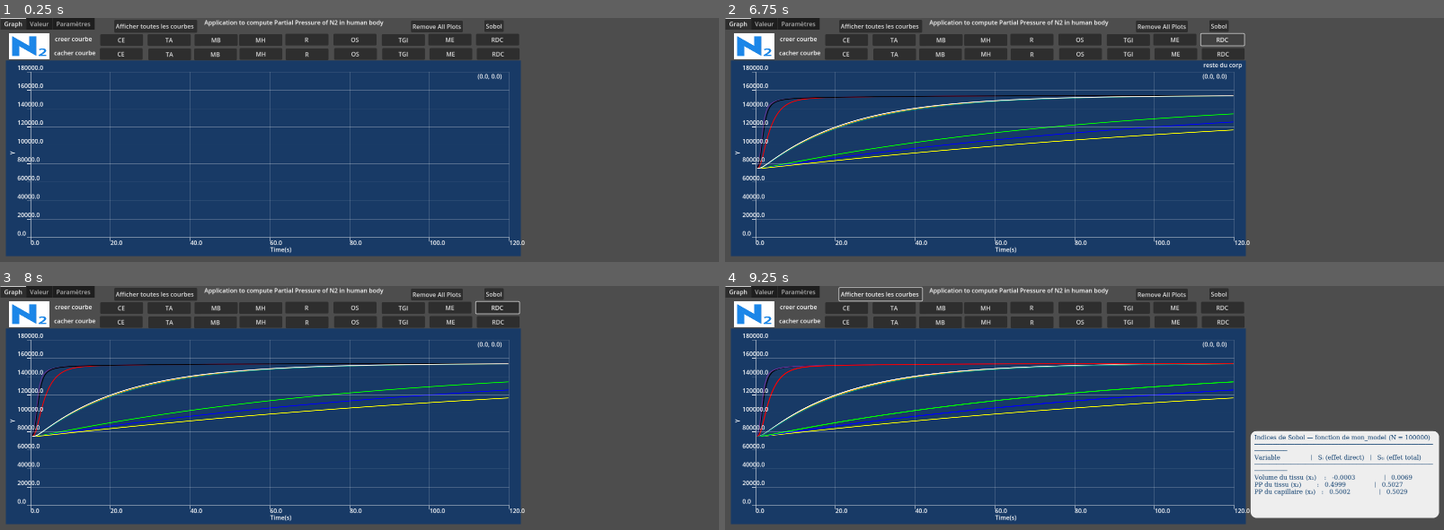
Above: before the commit, frames 1-4 (two rows, left to right).
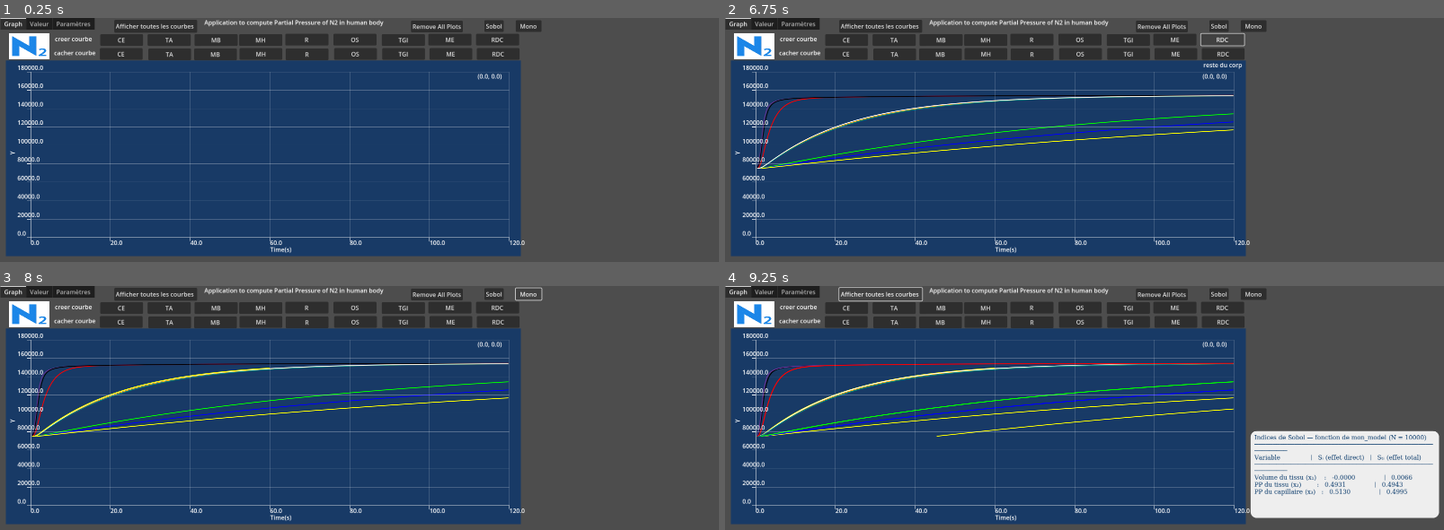
Above: after the commit, the same moments.

Repository: pascal-ballet/Dive-PP
Game: Godot game, scene res://dive_pp_n2.tscn
The game is run twice, just before and just after one commit, with the same random seed, the same clock (stepped at 60 frames per second) and the same inputs.
Inputs (mouse positions are in pixels of both pictures, inside the frame that each line leads up to):
- Up to frame 1 (0.25 s): no input
- Up to frame 2 (6.75 s): click "CE" at 0.5 s; click "TA" at 1.25 s; click "MH" at 2 s; click "MB" at 2.75 s; click "R" at 3.5 s; click "OS" at 4.25 s; click "TGI" at 5 s; click "ME" at 5.75 s; click "RDC" at 6.5 s
- Up to frame 3 (8 s): click (532, 293) at 7.25 s, where only the run after the commit has a clickable "Mono"
- Up to frame 4 (9.25 s): click "Sobol" at 8 s; click "Afficher toutes les courbes" at 8.75 s

The runs differ from the first frame. In frame 1, 0.1% of the frame differs, in the area x 71-76%, y 1-6%; in frame 2, 0.3%; in frame 3, 0.5%; in frame 4, 0.8%, in the area x 5-99%, y 1-86%.

Commit message:
update
courbe et analyse de sobol avec 3 paramètre fonctionnel

Diff:
--- a/dive_pp_n2.gd
+++ b/dive_pp_n2.gd
@@ -278,7 +278,7 @@
 func f_alveolar(pp_N2_alv):
 	return (-R * T / valg * (K1 + K2) * pp_N2_alv + R * T / valg * (K1 * pp_N2_aw_t0 + K2 * pp_N2_alb_t0))
 
-func alveolar_rk4():
+func alveolar_rk4(): #alveolagaz
 		# Étapes de Runge-Kutta
 	var k1 = dt * f_alveolar(pp_N2_alv_t0)
 	var k2 = dt * f_alveolar(pp_N2_alv_t0 + 0.5 * k1)
@@ -348,6 +348,10 @@
 		(QCE * pp_N2_cCE_t0 + QTA * pp_N2_cTA_t0 + QMH * pp_N2_cMH_t0 + QM * pp_N2_cM_t0 + QR * pp_N2_cR_t0 + QO * pp_N2_cO_t0 + QF * pp_N2_cF_t0 + QRDC * pp_N2_cRDC_t0) -
 		(QCE + QTA + QMH + QM + QR + QO + QF + QRDC) * pp_N2_v
 	))
+	#
+func venous_blood_mono():
+	var delta =q/vv*(pp_N2_c_t0 - pp_N2_v_t0)*dt
+	pp_N2_v_t1 = pp_N2_v_t0 + delta
 
 func venous_blood_rk4():
 		# Étapes de Runge-Kutta
@@ -364,8 +368,10 @@
 var kn2 :float =0.0000619
 var pp_N2_c_t0 : float = pp_N2_cCE_t0
 var pp_N2_ti_t0 :float = pp_N2_tiCE_t0
-func capilar_blood_ti():
-	var delta = (1/(vc*alpha_n2)*(Q*alpha_n2*pp_N2_a_t0-(alpha_n2*Q+kn2)*pp_N2_c_t0+kn2*pp_N2_ti_t0))*dt
+
+
+func capilar_blood_mono():
+	var delta = (1/(vc*alpha_n2)*(Q*alpha_n2*pp_N2_a_t0-(alpha_n2*Q+K3_N2_mono)*pp_N2_c_t0+K3_N2_mono*pp_N2_ti_t0))*dt
 	#print("delta_cap_CE = ",delta)
 	pp_N2_c_t1 = pp_N2_c_t0 + delta
 
@@ -645,9 +651,12 @@
 ## Compute the partial pressure of ti
 ##methode euler
 var Vt = 70
-func tissue_ti():
-	var delta =(kn2/(alpha_n2*Vt)*(pp_N2_c_t0-pp_N2_ti_t0))*dt
+var K3_N2_mono=0.00267
+
+func tissue_mono():
+	var delta =(K3_N2_mono/(alpha_n2*Vt)*(pp_N2_c_t0-pp_N2_ti_t0))*dt
 	pp_N2_ti_t1 = pp_N2_ti_t0 + delta
+
 func tissue_CE():
 	var delta = (kn2CE/(alpha_n2*vtiCE)*(pp_N2_cCE_t0-pp_N2_tiCE_t0))*dt
 	#print("delta_tissue_CE = ",delta)
@@ -1154,8 +1163,7 @@
 ## Execute 1 step (dt) du modèle pour le graphe
 func step2():
 
-	time = time + dt
-	iteration = iteration + 1
+
 		# Compute one step
 	pressure_atm()
 	air()
@@ -1216,7 +1224,9 @@
 
 
 	k = k + 1
-
+	#next step
+	time = time + dt
+	iteration = iteration + 1
 
 
 # ***********************
@@ -1336,6 +1346,7 @@
 var my_plotM : PlotItem = null
 var my_plotRDC : PlotItem = null
 var my_plotTGI : PlotItem = null
+var my_plotti : PlotItem = null
 var swapCE: bool = true
 var swapME: bool = true
 var swapTA: bool = true
@@ -1345,6 +1356,7 @@
 var swapTGI: bool = true
 var swapRDC: bool = true
 var swapM: bool = true
+var swapti: bool = true
 #play
 func _on_add_Play_pressed() -> void:
 	_on_add_plot_CE_pressed()
@@ -1661,6 +1673,42 @@
 		else:
 			$TabContainer/Graph/Graph2D.change_plot_color(my_plotRDC, Color.FLORAL_WHITE)
 			swapRDC=true
+
+
+
+
+func _on_add_plot_pressedti() -> void:
+	# Créer un nouveau plot avec un label unique et une couleur dynamique
+	my_plotti = $TabContainer/Graph/Graph2D.add_plot_item(
+			"Plot %d" % [$TabContainer/Graph/Graph2D.count()],
+			[Color.YELLOW][$TabContainer/Graph/Graph2D.count() % 1],
+			[1.0, 1.0, 1.0].pick_random()
+			)
+	print("press add 1 tissue !")
+
+	var x: float = 0.0  # Initialize the x value
+	var y: float = 0.0  # Initialize the y value
+
+	while time <60:
+		step_mono()#met a jour lest valeur
+		if iteration % 500 == 0: #recupere 1 valeur toute les 500
+			x = time  # Increment x
+			y = pp_N2_ti_t0  # increment  y
+			# Add the point (x, y) to the plot
+			my_plotti.add_point(Vector2(x, y))
+	_reset_valuesCourbe()
+	print("Plot updated with points!")
+func _swapti() -> void:
+	if my_plotti :
+		if swapti :
+			$TabContainer/Graph/Graph2D.change_plot_color(my_plotti, Color.TRANSPARENT)
+			swapM=false
+		else:
+			$TabContainer/Graph/Graph2D.change_plot_color(my_plotti, Color.YELLOW)
+			swapM=true
+
+
+
 
 
 func _on_remove_all_plots_pressed() -> void:
@@ -2531,11 +2579,15 @@
 ###############################################################
 var pp_N2_ti_t1 = 0
 var pp_N2_c_t1 = 0
+
+
 func _ready_s() -> void:
+	print("Sobol Analysis start at " + str(Time.get_ticks_msec() ) )
+
 	var panel := get_node("TabContainer/Graph/Control/ResultBox")
 	panel.visible = !panel.visible
-	var d := 3                               # nombre de variables
-	var N := 100_000                         # taille d’échantillon
+	#var d := 3                               # nombre de variables
+	var N := 10000                         # taille d’échantillon
 	var rng := RandomNumberGenerator.new()
 
 	rng.randomize()   # graine aléatoire basée sur l’horloge
@@ -2550,10 +2602,16 @@
 	ax1.resize(N); ax2.resize(N); ax3.resize(N)
 	bx1.resize(N); bx2.resize(N); bx3.resize(N)
 
-	for k in range(N):
-		ax1[k] = 70 + rng.randf_range(-10, 10);   bx1[k] = 70 + rng.randf_range(-10, 10)
-		ax2[k] = 75112.41 + rng.randf_range(-10000, 10000);   bx2[k] = 75112.41 + rng.randf_range(-10000, 10000)
-		ax3[k] = 75112.41 + rng.randf_range(-10000, 10000);   bx3[k] = 75112.41 + rng.randf_range(-10000, 10000)
+	print("Array creation at " + str(Time.get_ticks_msec() ) )
+
+
+	for l in range(N):
+		ax1[l] = 70 + rng.randf_range(-10, 10);   bx1[l] = 70 + rng.randf_range(-10, 10)
+		ax2[l] = 75112.41 + rng.randf_range(-10000, 10000);   bx2[l] = 75112.41 + rng.randf_range(-10000, 10000)
+		ax3[l] = 75112.41 + rng.randf_range(-10000, 10000);   bx3[l] = 75112.41 + rng.randf_range(-10000, 10000)
+
+	print("1 - " + str(Time.get_ticks_msec() ) )
+
 	#Vt=70L
 	#pp_N2_ti_t0: float = 75112.41
 	#pp_N2_c_t0: float = 75112.41
@@ -2563,23 +2621,34 @@
 	var YA : Array[float] = [];  YA.resize(N)
 	var YB : Array[float] = [];  YB.resize(N)
 
-	for k in range(N):
-		YA[k] = mon_model(ax1[k], ax2[k], ax3[k])
-		YB[k] = mon_model(bx1[k], bx2[k], bx3[k])
+	print("2 - " + str(Time.get_ticks_msec() ) )
+
+	for l in range(N):
+		YA[l] = mon_model(ax1[l], ax2[l], ax3[l])
+		YB[l] = mon_model(bx1[l], bx2[l], bx3[l])
+
+	print("3 - " + str(Time.get_ticks_msec() ) )
 
 	# ─────────────────────────────────────────────────────────────
-	# 3) Matrices mixtes  A_Bi  (pick & freeze)
+	## 3) Matrices mixtes  A_Bi  (pick & freeze)
+	#La méthode vise à évaluer l'influence de chaque variable d’entrée sur la sortie du modèle, en ne changeant qu’une variable à la fois (on la "pick") tandis que les autres restent fixes (on les "freeze").
 	# ─────────────────────────────────────────────────────────────
 	var YAB0 : Array[float] = [];  var YAB1 : Array[float] = [];  var YAB2 : Array[float] = []
 	YAB0.resize(N);    YAB1.resize(N);    YAB2.resize(N)
 
-	for k in range(N):
+	print("4 - " + str(Time.get_ticks_msec() ) )
+
+
+	for l in range(N):
 		# i = 0 : on prend x1 de B, les autres de A
-		YAB0[k] = mon_model(bx1[k], ax2[k], ax3[k])
-		# i = 1
-		YAB1[k] = mon_model(ax1[k], bx2[k], ax3[k])
-		# i = 2
-		YAB2[k] = mon_model(ax1[k], ax2[k], bx3[k])
+		YAB0[l] = mon_model(bx1[l], ax2[l], ax3[l])
+		# i = 1 : on prend x2 de B, les autres de A
+		YAB1[l] = mon_model(ax1[l], bx2[l], ax3[l])
+		# i = 2 : on prend x3 de B, les autres de A
+		YAB2[l] = mon_model(ax1[l], ax2[l], bx3[l])
+
+	print("5 - " + str(Time.get_ticks_msec() ) )
+
 
 	# ─────────────────────────────────────────────────────────────
 	# 4) Variance totale de la sortie
@@ -2588,6 +2657,8 @@
 	all_Y.append_array(YB)
 	var VY := variance(all_Y)
 
+	print("6 - " + str(Time.get_ticks_msec() ) )
+
 	# ─────────────────────────────────────────────────────────────
 	# 5) Indices de Sobol  S_i  et  S_Ti
 	# ─────────────────────────────────────────────────────────────
@@ -2597,18 +2668,21 @@
 	var acc_S0 := 0.0; var acc_S1 := 0.0; var acc_S2 := 0.0
 	var acc_ST0 := 0.0; var acc_ST1 := 0.0; var acc_ST2 := 0.0
 
-	for k in range(N):
-		acc_S0  += YB[k] * (YAB0[k] - YA[k])
-		acc_S1  += YB[k] * (YAB1[k] - YA[k])
-		acc_S2  += YB[k] * (YAB2[k] - YA[k])
-
-		var d0 := YA[k] - YAB0[k];  acc_ST0 += d0 * d0
-		var d1 := YA[k] - YAB1[k];  acc_ST1 += d1 * d1
-		var d2 := YA[k] - YAB2[k];  acc_ST2 += d2 * d2
+	for l in range(N):
+		acc_S0  += YB[l] * (YAB0[l] - YA[l])
+		acc_S1  += YB[l] * (YAB1[l] - YA[l])
+		acc_S2  += YB[l] * (YAB2[l] - YA[l])
+
+		var d0 := YA[l] - YAB0[l];  acc_ST0 += d0 * d0
+		var d1 := YA[l] - YAB1[l];  acc_ST1 += d1 * d1
+		var d2 := YA[l] - YAB2[l];  acc_ST2 += d2 * d2
 
 	S [0] = acc_S0  / N / VY;     ST[0] = 0.5 * acc_ST0 / N / VY
 	S [1] = acc_S1  / N / VY;     ST[1] = 0.5 * acc_ST1 / N / VY
 	S [2] = acc_S2  / N / VY;     ST[2] = 0.5 * acc_ST2 / N / VY
+
+	print("Sobol Analysis end   at " + str(Time.get_ticks_msec() ) )
+
 
 	# ─────────────────────────────────────────────────────────────
 	# 6) Affichage
@@ -2642,40 +2716,45 @@
 # ────────────────────────────────────────────────────────────────────
 # Fonctions utilitaires
 # ────────────────────────────────────────────────────────────────────
-func mon_model(Vt: float, pp_N2_c_t0: float, pp_N2_ti_t0: float, ) -> float: #1 tissue
+func mon_model(Vt: float, pp_N2_c_t0: float, pp_N2_ti_t0: float ) -> float: #1 tissue
 	var K3: float=0.00267
 	var alpha_n2 :float=0.0000619
-	step_ti()
-	return (K3/(alpha_n2*Vt)*(pp_N2_c_t0-pp_N2_ti_t0))*dt
+	step_mono()
+	return (K3/(alpha_n2*Vt)*(pp_N2_c_t0-pp_N2_ti_t0))#*dt
 
 	#x1 + x2/10.0 + x3/2
 	#return sin(x1) + 7.0 * pow(sin(x2), 2) + 0.1 * pow(x3, 4) * sin(x1)
 
 	## fonction step pour 1 seul tissue
-func step_ti() :
-	while time<120 :
-		time = time + dt
-		iteration = iteration + 1
-			# Compute one step
-		pressure_atm()
-		air()
-		airways_rk4()
-		alveolar_rk4()
-		alveolar_blood_rk4()
-		arterial_blood_rk4()
-		venous_blood_rk4()
-		capilar_blood_ti()
-		tissue_ti()
-		# Preparer le prochain step
-		pp_N2_aw_t0 	= pp_N2_aw_t1
-		pp_N2_alv_t0	= pp_N2_alv_t1
-		pp_N2_alb_t0	= pp_N2_alb_t1
-		pp_N2_a_t0		= pp_N2_a_t1
-		pp_N2_v_t0		= pp_N2_v_t1
-
-			# Variables tissus
-		pp_N2_ti_t0	= pp_N2_ti_t1
-		pp_N2_c_t0		= pp_N2_c_t1
+func sobol_step() :
+	while time < 60:
+		step_mono()
+
+func step_mono() :
+	# Compute one step
+	pressure_atm()
+	air()
+	airways_rk4()
+	alveolar_rk4()
+	alveolar_blood_rk4()
+	arterial_blood_rk4()
+	venous_blood_mono()
+	capilar_blood_mono()
+	tissue_mono()
+	# Preparer le prochain step
+	pp_N2_aw_t0 	= pp_N2_aw_t1
+	pp_N2_alv_t0	= pp_N2_alv_t1
+	pp_N2_alb_t0	= pp_N2_alb_t1
+	pp_N2_a_t0		= pp_N2_a_t1
+	pp_N2_v_t0		= pp_N2_v_t1
+
+		# Variables tissus
+	pp_N2_ti_t0	= pp_N2_ti_t1
+	pp_N2_c_t0		= pp_N2_c_t1
+
+	# Next step
+	time = time + dt
+	iteration = iteration + 1
 
 func mean(arr: Array[float]) -> float:
 	var s := 0.0
@@ -2689,3 +2768,10 @@
 		var d := v - m
 		s2 += d * d
 	return s2 / arr.size()
+
+	#TODO lse parametre a varier
+		#var V debi ventilatoire
+		#Q debit qaurdiaque
+		#K1 K2 K3
+		#tous les volume 7
+		#
--- a/dive_pp_n2.tscn
+++ b/dive_pp_n2.tscn
@@ -205,6 +205,14 @@
 offset_right = 1379.0
 offset_bottom = 42.0
 text = "RDC"
+
+[node name="Mono" type="Button" parent="TabContainer/Graph"]
+layout_mode = 0
+offset_left = 1370.0
+offset_top = -25.0
+offset_right = 1438.0
+offset_bottom = 6.0
+text = "Mono"
 
 [node name="RDC_bool" type="Button" parent="TabContainer/Graph"]
 layout_mode = 0
@@ -1254,6 +1262,7 @@
 [connection signal="mouse_entered" from="TabContainer/Graph/RDC" to="." method="_on_rdc_mouse_entered"]
 [connection signal="mouse_exited" from="TabContainer/Graph/RDC" to="." method="_on_rdc_mouse_exited"]
 [connection signal="pressed" from="TabContainer/Graph/RDC" to="." method="_on_add_plot_pressedRDC"]
+[connection signal="pressed" from="TabContainer/Graph/Mono" to="." method="_on_add_plot_pressedti"]
 [connection signal="mouse_entered" from="TabContainer/Graph/RDC_bool" to="." method="_on_rdc_mouse_entered2"]
 [connection signal="mouse_exited" from="TabContainer/Graph/RDC_bool" to="." method="_on_rdc_mouse_exited2"]
 [connection signal="pressed" from="TabContainer/Graph/RDC_bool" to="." method="_swapRDC"]
